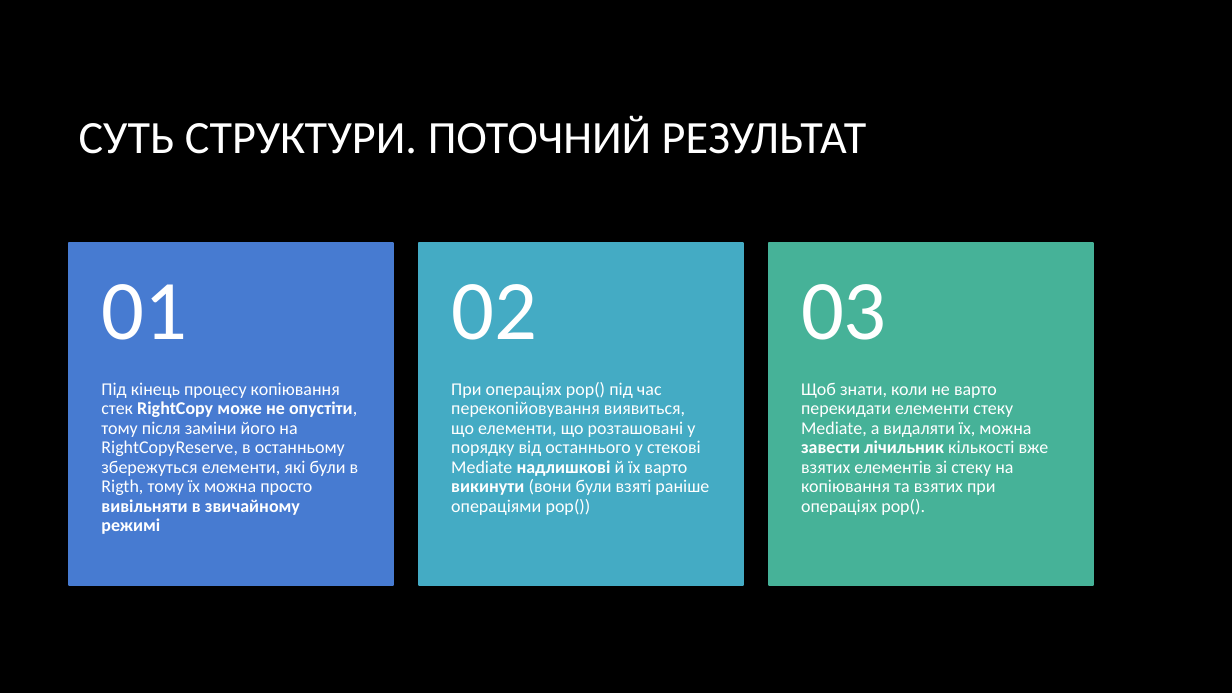
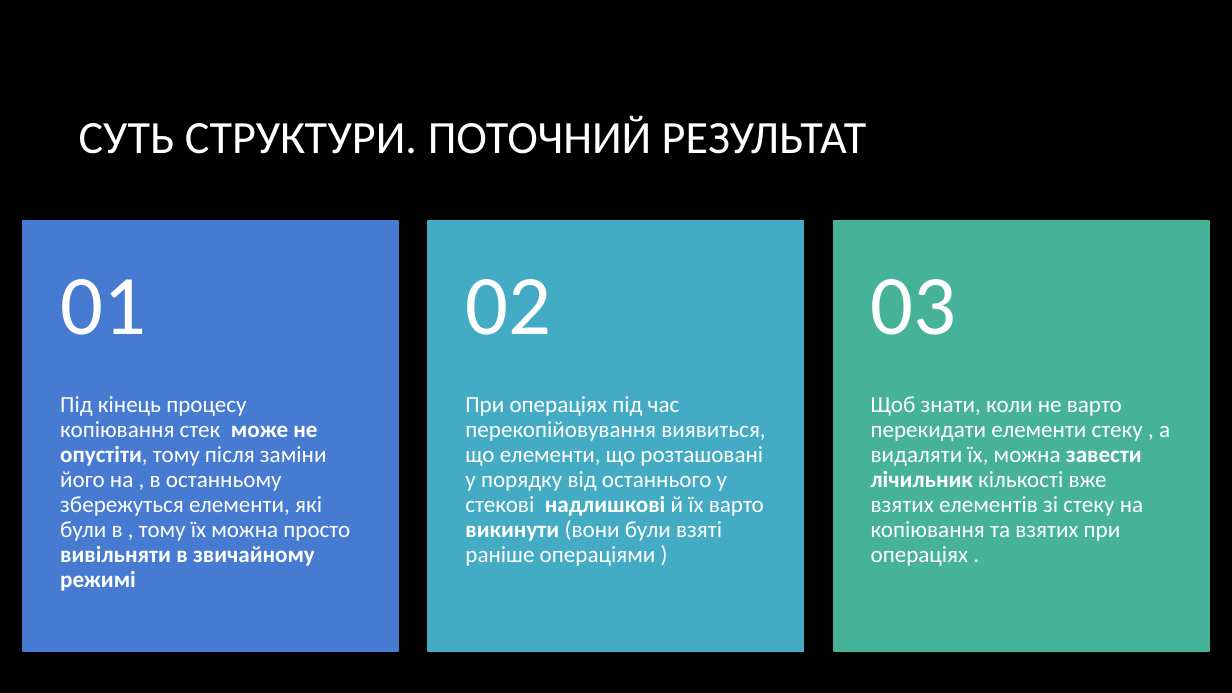
Before and after one commit to Tivikrat/algo-17-project, a slide deck: slide 9 of Presentation/Черга за O(1) на шести стеках.pptx. Drawn at 1232x693 pixels with LibreOffice and Linux fonts; fonts in the diff are those of the drawing; background and template pictures are left out. Boxes give left, top, right and bottom in pixels: in the first picture for what was removed or moved away, otherwise in the second. Text is boxed around its words. In the diff, an @@ line names an element or a change of style, - is before the commit and + after.

```diff
--- a/Presentation/Черга за O(1) на шести стеках.pptx
+++ b/Presentation/Черга за O(1) на шести стеках.pptx
@@ text "01" moved from (x1=101, y1=284, x2=187, y2=340) to (x1=60, y1=279, x2=146, y2=335) @@
@@ rectangle resized from (x1=69, y1=243, x2=394, y2=585) to (x1=23, y1=221, x2=398, y2=651) @@
@@ text "02" moved from (x1=451, y1=284, x2=537, y2=340) to (x1=465, y1=279, x2=551, y2=335) @@
@@ rectangle resized from (x1=420, y1=243, x2=744, y2=585) to (x1=429, y1=221, x2=804, y2=651) @@
@@ text "03" moved from (x1=801, y1=284, x2=887, y2=340) to (x1=871, y1=279, x2=957, y2=335) @@
@@ rectangle resized from (x1=769, y1=243, x2=1093, y2=585) to (x1=834, y1=221, x2=1209, y2=651) @@
@@ text at (x1=60, y1=396, x2=350, y2=591): text changed; size 14 to 18 pt @@
-Під кінець процесу копіювання стек RightCopy може не опустіти, тому після заміни його на RightCopyReserve, в останньому збережуться елементи, які були в Rigth, тому їх можна просто вивільняти в звичайному режимі
+Під кінець процесу копіювання стек може не опустіти, тому після заміни його на , в останньому збережуться елементи, які були в , тому їх можна просто вивільняти в звичайному режимі
@@ text at (x1=465, y1=396, x2=765, y2=566): text changed; size 14 to 18 pt @@
-При операціях pop() під час перекопійовування виявиться, що елементи, що розташовані у порядку від останнього у стекові Mediate надлишкові й їх варто викинути (вони були взяті раніше операціями pop())
+При операціях під час перекопійовування виявиться, що елементи, що розташовані у порядку від останнього у стекові надлишкові й їх варто викинути (вони були взяті раніше операціями )
@@ text at (x1=871, y1=396, x2=1170, y2=566): text changed; size 14 to 18 pt @@
-Щоб знати, коли не варто перекидати елементи стеку Mediate, а видаляти їх, можна завести лічильник кількості вже взятих елементів зі стеку на копіювання та взятих при операціях pop().
+Щоб знати, коли не варто перекидати елементи стеку , а видаляти їх, можна завести лічильник кількості вже взятих елементів зі стеку на копіювання та взятих при операціях .
```
Also in this commit, not shown: 8 other slides changed, 1 slide added.
